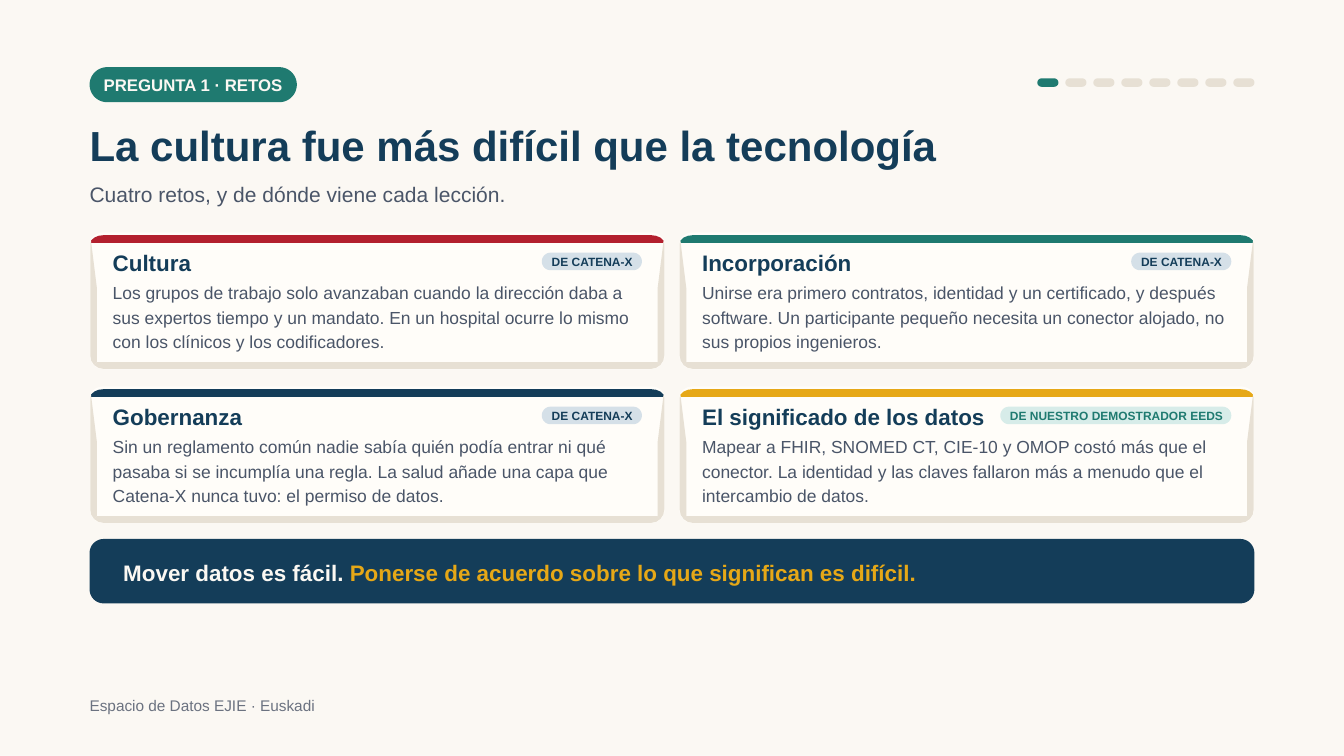
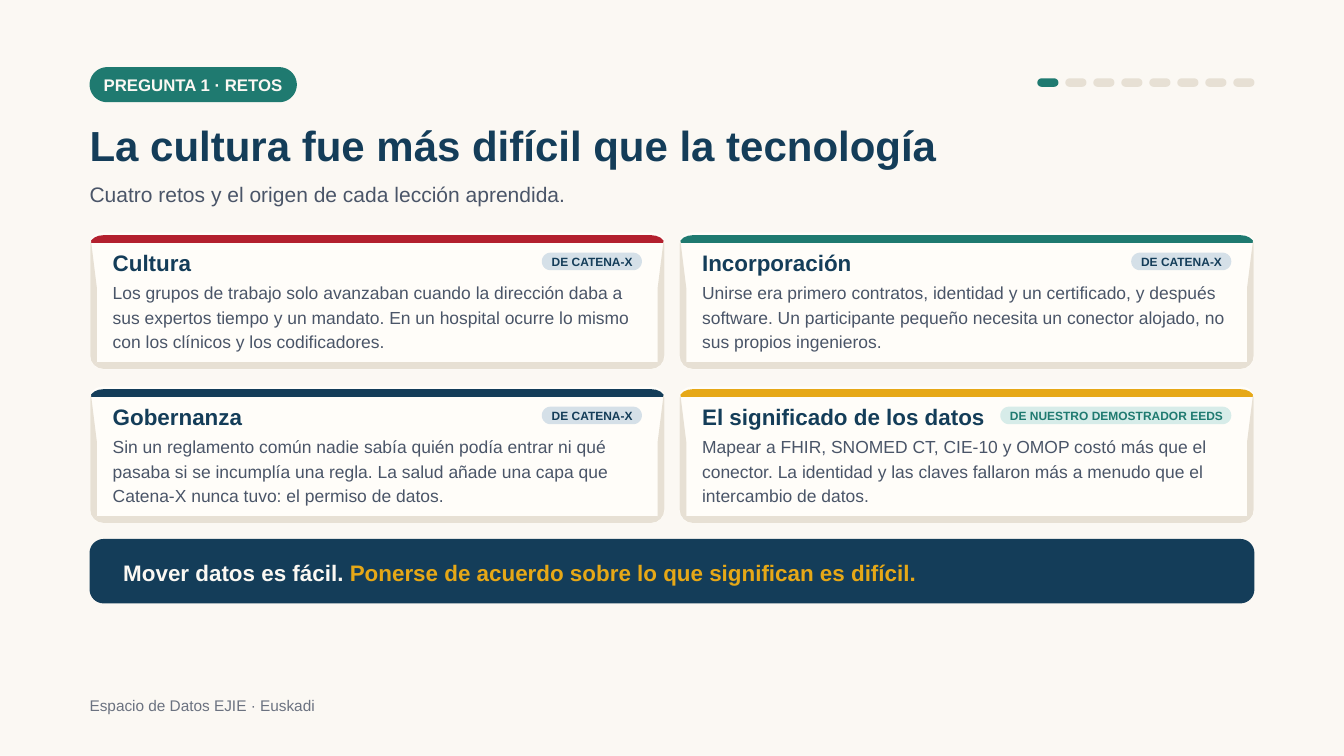
Before and after one commit to ma3u/MinimumViableHealthDataspacev2, a slide deck: slide 3 of docs/demos/euskadi-ejie-2026-es.pptx. Drawn at 1344x756 pixels with LibreOffice and Linux fonts; fonts in the diff are those of the drawing. Boxes give left, top, right and bottom in pixels: in the first picture for what was removed or moved away, otherwise in the second. Text is boxed around its words. In the diff, an @@ line names an element or a change of style, - is before the commit and + after.

```diff
--- a/docs/demos/euskadi-ejie-2026-es.pptx
+++ b/docs/demos/euskadi-ejie-2026-es.pptx
@@ text at (x1=90, y1=186, x2=565, y2=207): text changed @@
-Cuatro retos, y de dónde viene cada lección.
+Cuatro retos y el origen de cada lección aprendida.
```
Also in this commit, not shown: 18 other slides changed, 11 other files.
